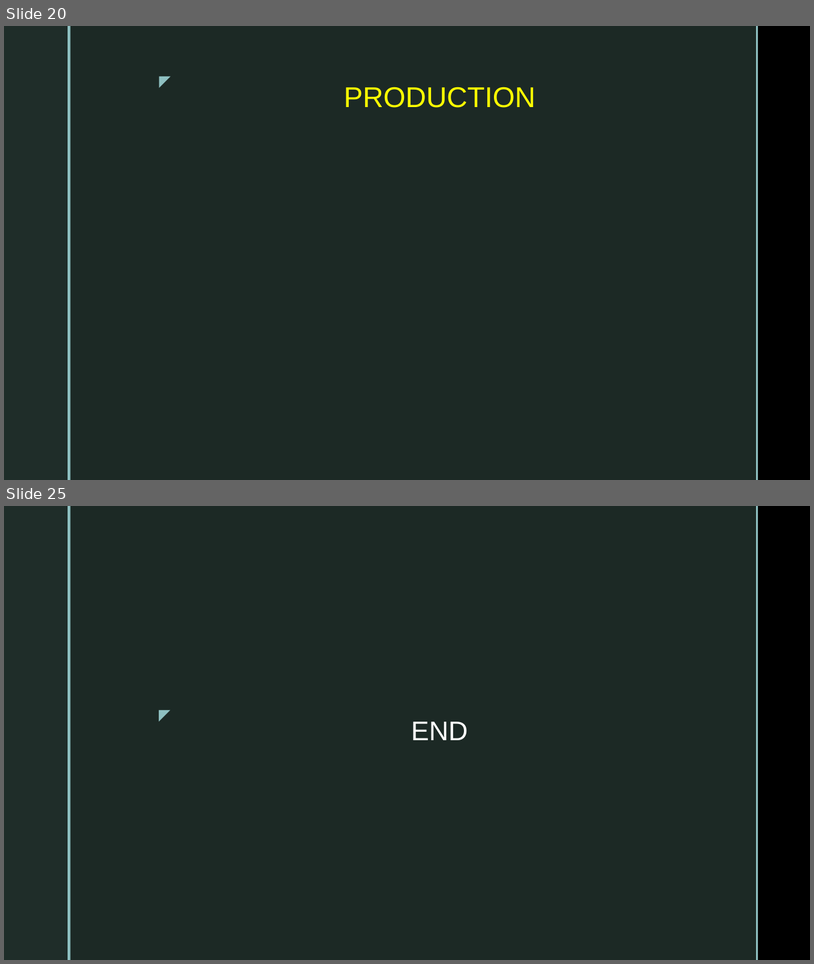
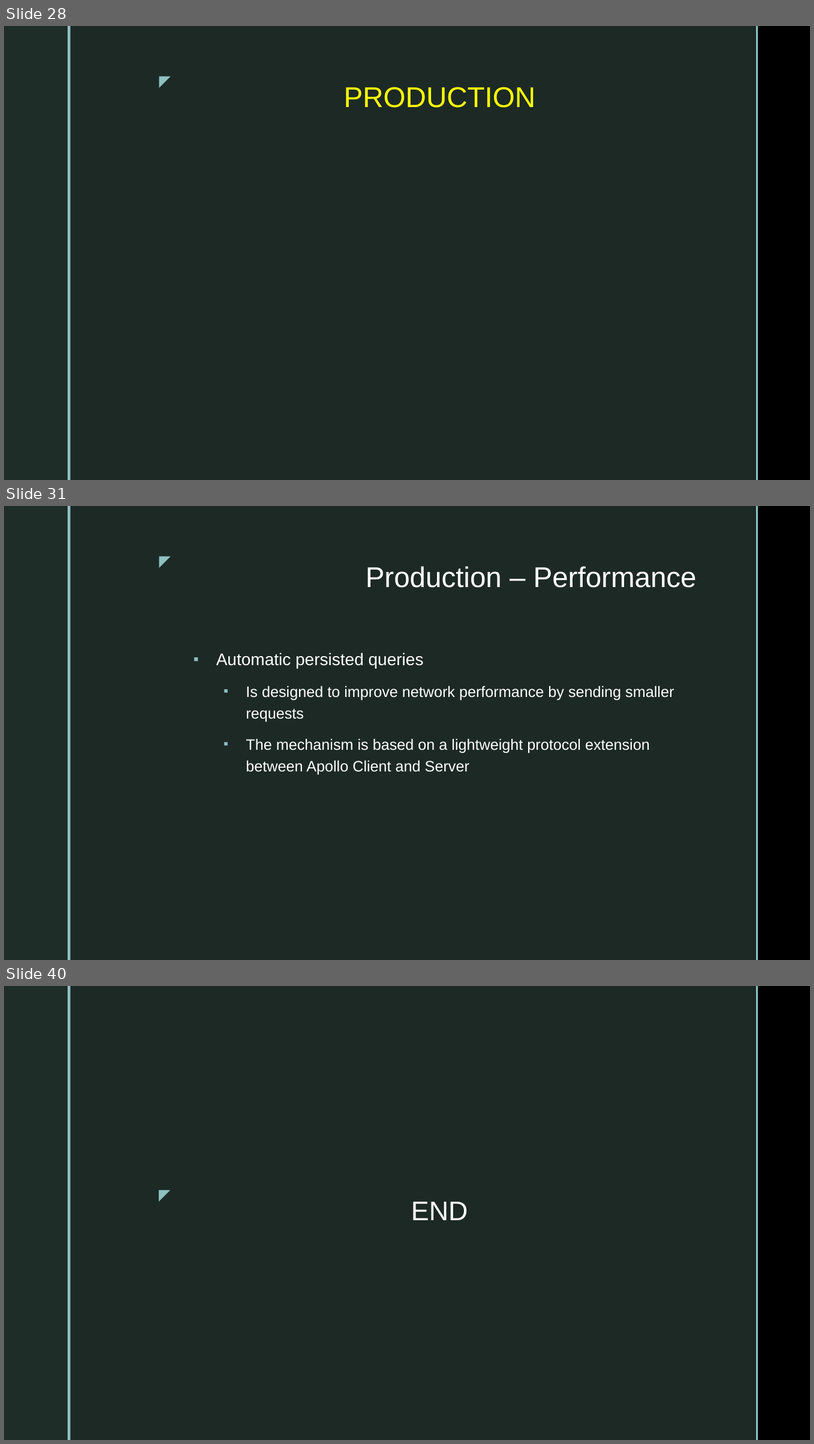
Before and after one commit to dtvu94/Apollo-Server-Client, a slide deck: Docs/Apollo_Server.pptx. Shown one above the other, each under a label of ours: slides 20 and 25 before the commit, slides 28, 31 and 40 after it; the slides between them are not shown. The pictures are 814x964 and 814x1444 pixels, drawn with LibreOffice and Linux fonts; fonts in the diff are those of the drawing; background and template pictures are left out. Boxes give left, top, right and bottom in pixels: in the first picture for what was removed or moved away, otherwise in the second. Text is boxed around its words. In the diff, an @@ line names an element or a change of style, - is before the commit and + after.

Commit message:
Complete slide for Apollo Server

```diff
--- a/Docs/Apollo_Server.pptx
+++ b/Docs/Apollo_Server.pptx
@@ slide 31 added at (x1=4, y1=506, x2=810, y2=960), background picture (left out); not listed: 5 template elements that a slide beside it also shows @@
@@ title added at (x1=366, y1=566, x2=697, y2=588), 34 pt, text #FFFFFF @@
+Production – Performance
@@ text added at (x1=216, y1=652, x2=674, y2=775), 18 pt, text #FFFFFF @@
+▪ Automatic persisted queries
+  ▪ Is designed to improve network performance by sending smaller requests
+  ▪ The mechanism is based on a lightweight protocol extension between Apollo Client and Server
@@ what was slide 20 is now slide 28 @@
@@ what was slide 25 is now slide 40 @@
```
Also in this commit, not shown: 11 slides changed, 14 other slides added, 1 slide removed, 11 other files.
